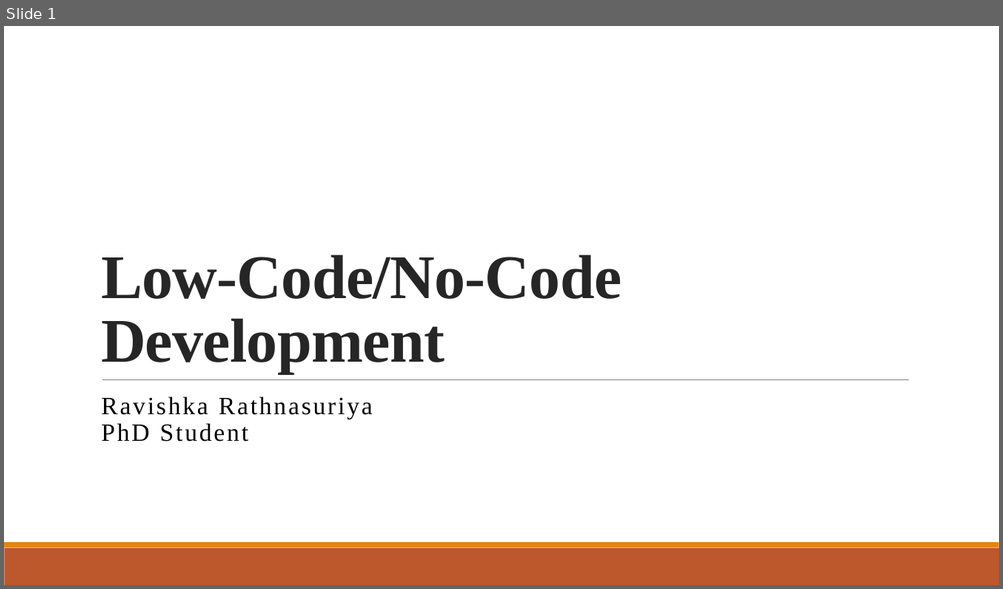
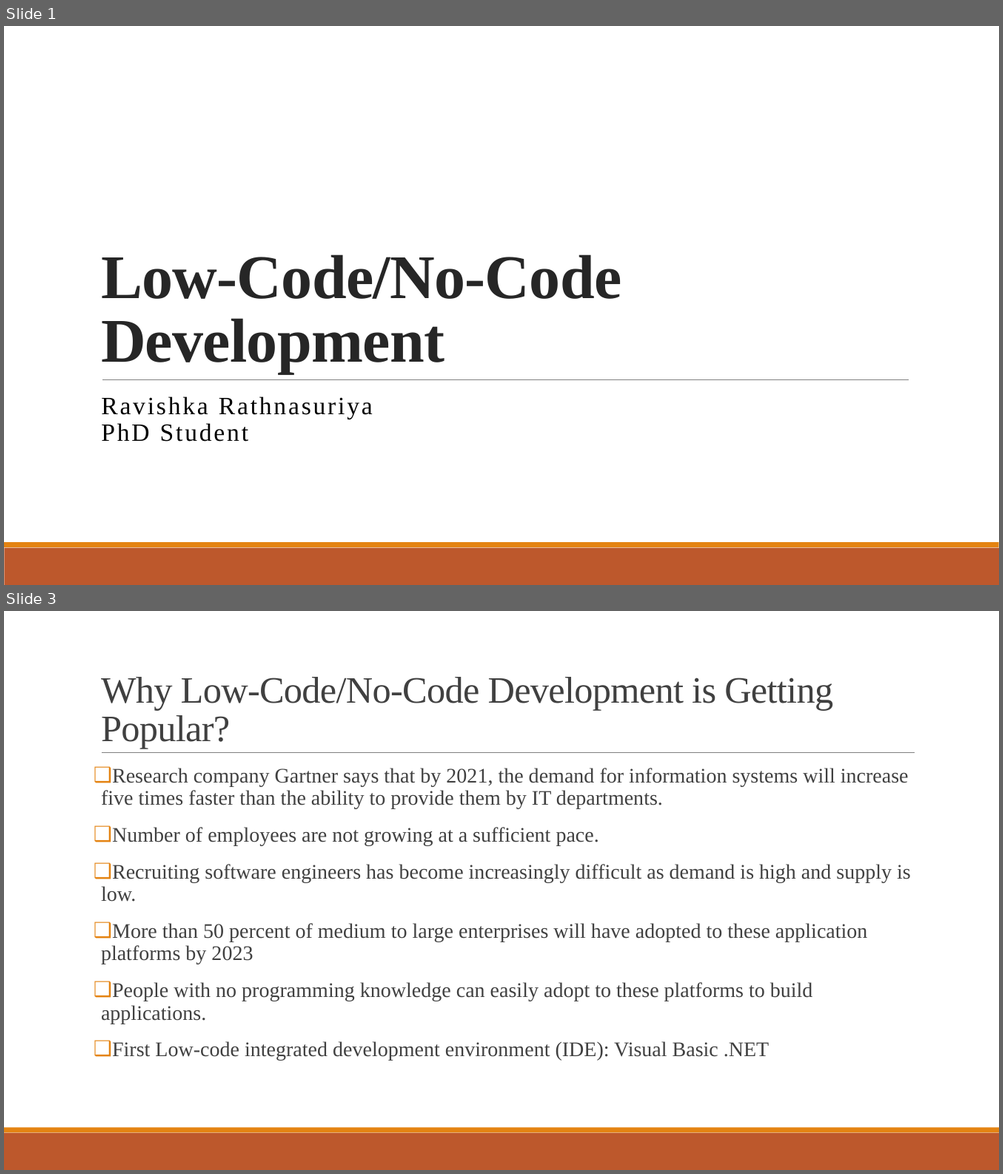
Before and after one commit to Ravishka123/Lectures_And_Talks, a slide deck: No-Code_Low-Code Development/No-Code_Low-Code Development.pptx. Shown one above the other, each under a label of ours: slide 1 before the commit, slides 1 and 3 after it; the slides between them are not shown. The pictures are 1003x589 and 1003x1174 pixels, drawn with LibreOffice and Linux fonts; fonts in the diff are those of the drawing. Boxes give left, top, right and bottom in pixels: in the first picture for what was removed or moved away, otherwise in the second. Text is boxed around its words. In the diff, an @@ line names an element or a change of style, - is before the commit and + after.

```diff
--- a/No-Code_Low-Code Development/No-Code_Low-Code Development.pptx
+++ b/No-Code_Low-Code Development/No-Code_Low-Code Development.pptx
@@ slide 3 added at [4,611,999,1170], background #FFFFFF; not listed: 2 template elements that a slide beside it also shows @@
@@ title added at [101,677,833,749], 36 pt, text #404040 @@
+Why Low-Code/No-Code Development is Getting Popular?
@@ line added from (102, 753) to (915, 753), #808080 0.5 pt @@
@@ text added at [101,768,910,1061], 20 pt, text #404040 @@
+❑ Research company Gartner says that by 2021, the demand for information systems will increase five times faster than the ability to provide them by IT departments.
+❑ Number of employees are not growing at a sufficient pace.
+❑ Recruiting software engineers has become increasingly difficult as demand is high and supply is low.
+❑ More than 50 percent of medium to large enterprises will have adopted to these application platforms by 2023
+❑ People with no programming knowledge can easily adopt to these platforms to build applications.
+❑ First Low-code integrated development environment (IDE): Visual Basic .NET
```
Also in this commit, not shown: 5 slides changed, 12 other slides added, 7 slides removed, 1 other file.
